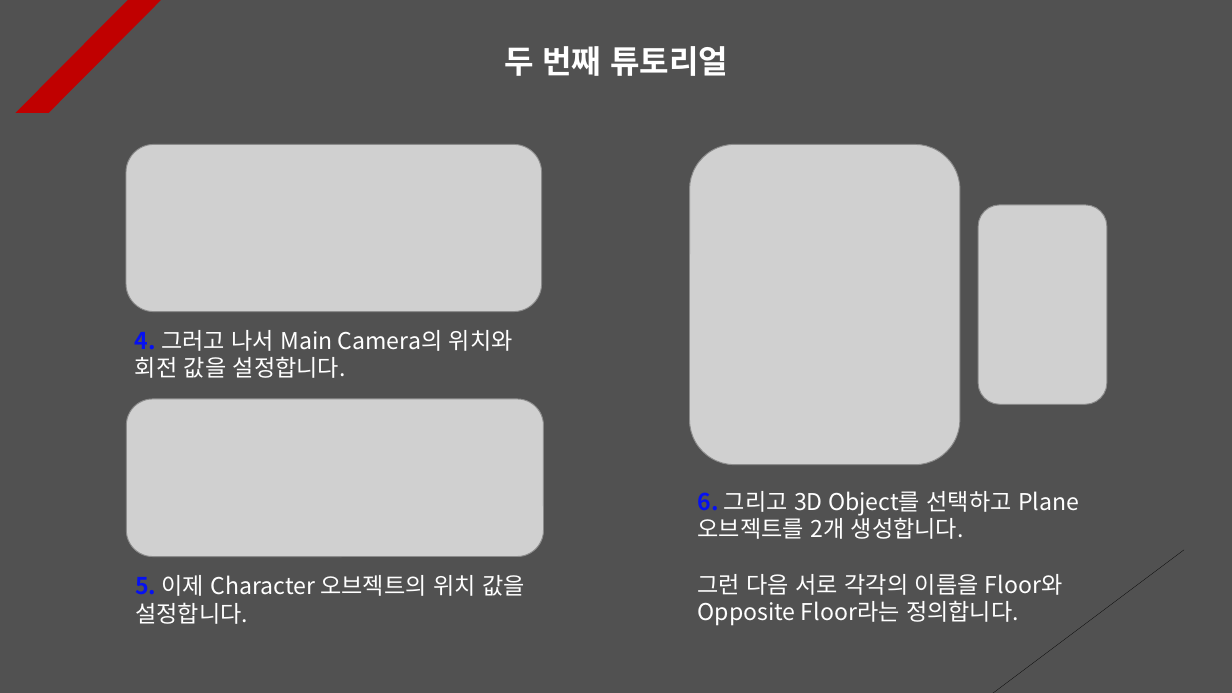
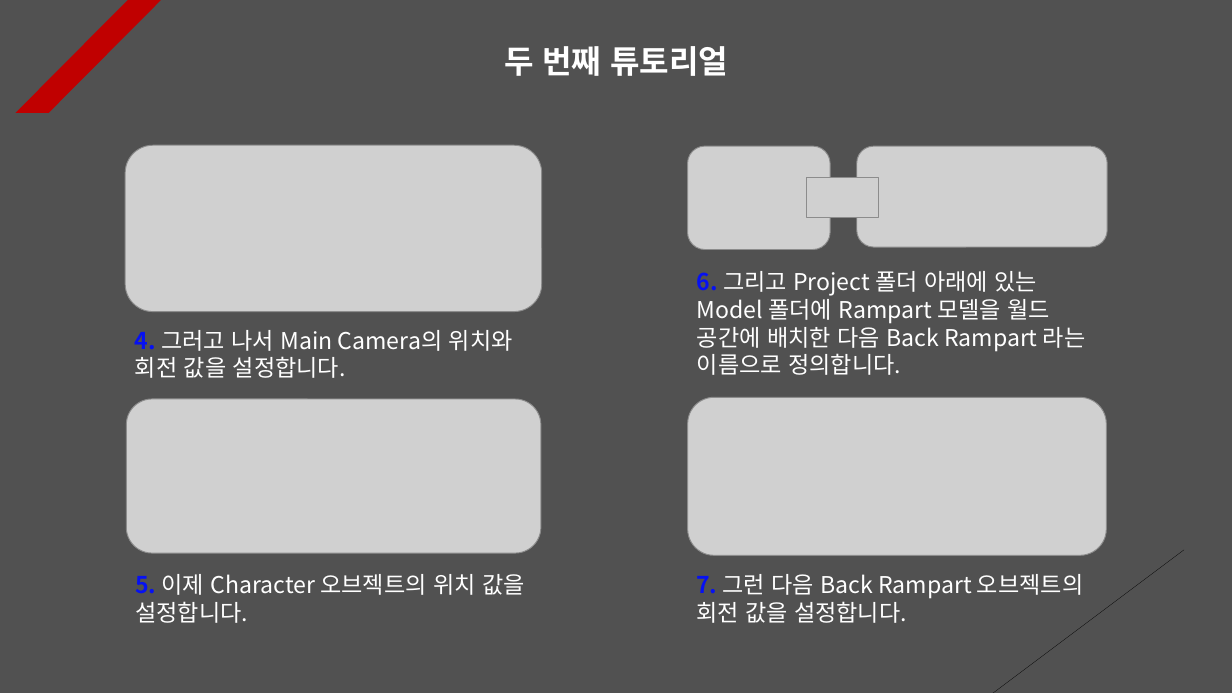
Before and after one commit to Unity2033/3D-UnityEngine, a slide deck: slide 2 of Assets/Class/NavMesh Agent/PPT Data/NavMesh Agent Example.pptx. Drawn at 1232x693 pixels with LibreOffice and Linux fonts; fonts in the diff are those of the drawing; grey boxes stand for pictures. Boxes give left, top, right and bottom in pixels: in the first picture for what was removed or moved away, otherwise in the second. Text is boxed around its words. In the diff, an @@ line names an element or a change of style, - is before the commit and + after.

```diff
--- a/Assets/Class/NavMesh Agent/PPT Data/NavMesh Agent Example.pptx
+++ b/Assets/Class/NavMesh Agent/PPT Data/NavMesh Agent Example.pptx
@@ picture added at [688, 146, 830, 250] @@
@@ picture removed at [689, 144, 960, 465] @@
@@ picture added at [857, 146, 1107, 247] @@
@@ picture added at [807, 177, 878, 217] @@
@@ picture removed at [979, 205, 1107, 405] @@
@@ text at [697, 271, 1086, 375]: text changed @@
-6. 그리고 3D Object를 선택하고 Plane 오브젝트를 2개 생성합니다.
-그런 다음 서로 각각의 이름을 Floor와 Opposite Floor라는 정의합니다.
+6. 그리고 Project 폴더 아래에 있는 Model 폴더에 Rampart 모델을 월드 공간에 배치한 다음 Back Rampart 라는 이름으로 정의합니다.
@@ picture added at [688, 397, 1106, 555] @@
@@ text added at [696, 574, 1083, 623], 18 pt, text #FFFFFF @@
+7. 그런 다음 Back Rampart 오브젝트의 회전 값을 설정합니다.
```
Also in this commit, not shown: 8 other slides changed, 22 other files.
